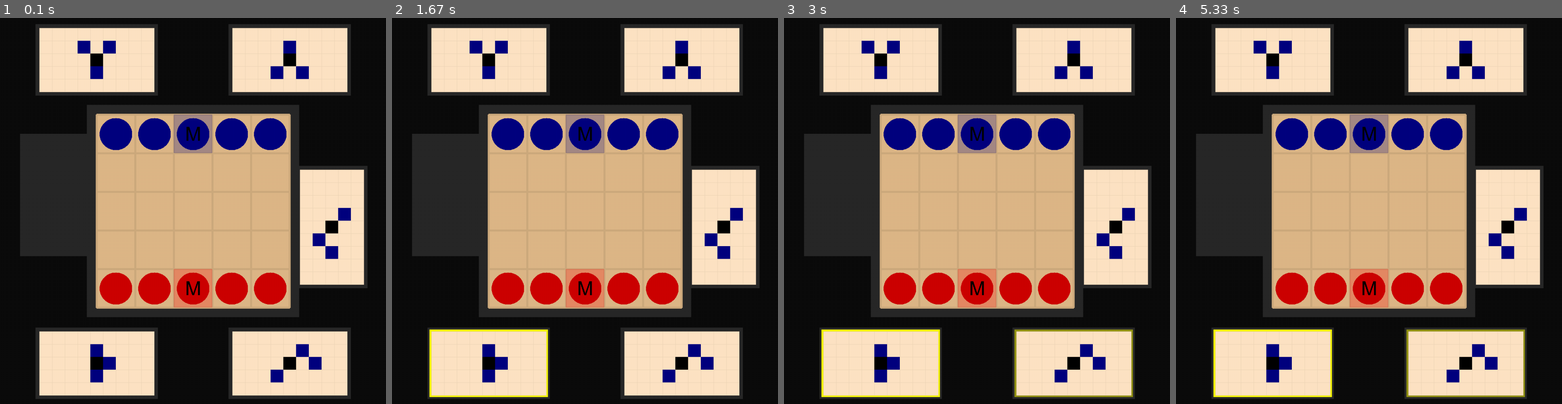
Above: before the commit, frames 1-4 (left to right).
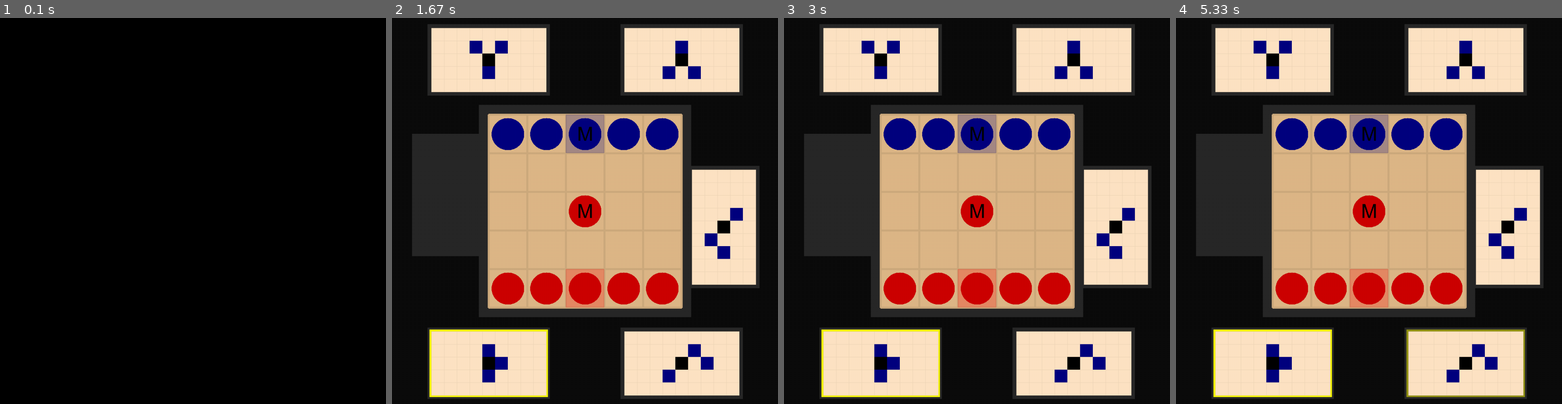
Above: after the commit, the same moments.

Repository: marioszap/onitamaEngine
Game: pygame game, started from pyGame.py
Two runs of this game, one before a commit and one after it. Both use one fixed random seed, a clock stepped at 60 frames per second and the inputs below.
Inputs (mouse positions are in pixels of both pictures, inside the frame that each line leads up to):
- Up to frame 1 (0.1 s): no input
- Up to frame 2 (1.67 s): click (488, 361) at 0.43 s; click (623, 295) at 0.8 s; move the mouse to (727, 346) at 1.57 s
- Up to frame 3 (3 s): click (1119, 346) at 1.7 s; click (880, 361) at 2.6 s; move the mouse to (1123, 357) at 2.87 s
- Up to frame 4 (5.33 s): click (1515, 357) at 3 s; click (1272, 361) at 3.9 s; click (1465, 361) at 5.3 s

The runs differ from the first frame. In frame 1, 64% of the frame differs, in the area x 5-96%, y 1-99%; in frame 2, 0.6%; in frame 3, 1.1%; in frame 4, 0.6%.

Commit message:
Function to return all valid moves done with checks in mind

Diff:
--- a/engine.py
+++ b/engine.py
@@ -169,7 +169,8 @@
                     + [["--" for i in range(n)] for i in range(n-2)] \
                     + [["p2S" for i in range(n)]]
         self.p1Throne = [0, n//2]
-        self.p2Throne = [n-1, n//2]
+        #self.p2Throne = [n-1, n//2]
+        self.p2Throne = [n-3, n//2] #this is to be replaced with code above
         self.board[self.p1Throne[0]][self.p1Throne[1]] = "p1M"
         self.board[self.p2Throne[0]][self.p2Throne[1]] = "p2M"
         self.clicked = False
@@ -303,12 +304,30 @@
         for line in range(len(self.board)):
             for row in range(len(self.board[line])):
                 if self.board[line][row][:2] == playerName:
-                    coords.append([line, row])
+                    coords.append([row, line])
         return coords
 
-    def getPlayerValidMoves(self, playerName):
+
+    def getPlayerValidMoves(self, playerName) -> list:
+        validMoves = []
         for player in self.players:
             if player.name == playerName:
                 for card in player.cards:
-                    print(card.name)
-                    print(card.moves)
+                    #print(card.name)
+                    pawnsInGame = self.getPlayerPawnCoords(playerName)
+                    for move in card.moves:
+                        for pawnCoords in pawnsInGame:
+                            if (move[0] + pawnCoords[0]) >= 0 and (move[0] + pawnCoords[0]) < n and \
+                                (move[1] + pawnCoords[1]) >= 0 and (move[1] + pawnCoords[1]) < n:
+                                if not self.board[move[1] + pawnCoords[1]][move[0] + pawnCoords[0]][:2] == playerName:
+                                    if self.board[pawnCoords[1]][pawnCoords[0]][-1] == 'M':
+                                        squaresInDanger = self.getPlayerValidMoves(f'p{(int(playerName[1])+1) % 2}')
+                                        for i in range(len(squaresInDanger)):
+                                            squaresInDanger[i] = squaresInDanger[i][1]
+                                        if not [move[0] + pawnCoords[0], move[1] + pawnCoords[1]] in squaresInDanger:
+                                            validMoves.append([pawnCoords, [move[0] + pawnCoords[0], move[1] + pawnCoords[1]]])
+                                    else:
+                                        validMoves.append([pawnCoords, [move[0] + pawnCoords[0], move[1] + pawnCoords[1]]])
+        if playerName == 'p2':
+            print(validMoves)
+        return validMoves
--- a/pyGame.py
+++ b/pyGame.py
@@ -5,7 +5,7 @@
 from engine import *
 import random
 
-MAX_FPS = 15
+MAX_FPS = 10
 IMAGES = {}
 cardToPlay = None
 
@@ -57,6 +57,7 @@
     loadImages()
     running = True
     turnFinished = False
+    x = game.getPlayerValidMoves('p2')
 
     while running:
         for e in pygame.event.get():
@@ -89,7 +90,6 @@
                 turnFinished = game.highlightSquares(screen, cardToPlay, player.name)
 
             drawPawns(screen, game.board, (SCREEN_WIDTH-BOARD_HEIGHT)/2, (SCREEN_HEIGHT-BOARD_HEIGHT)/2)
-            #game.getPlayerValidMoves('p2')
 
             if turnFinished:
                 game.activePlayerIndex = (game.activePlayerIndex + 1) % 2
@@ -102,5 +102,6 @@
         pygame.display.flip()
 
 
+
 if __name__ == "__main__":
     engine()
